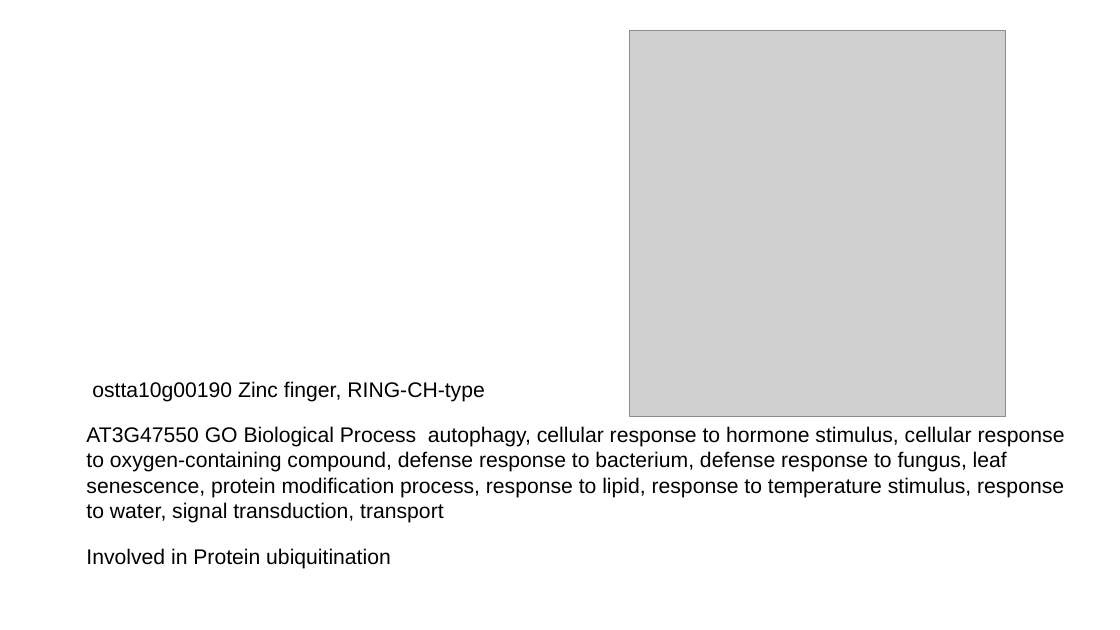
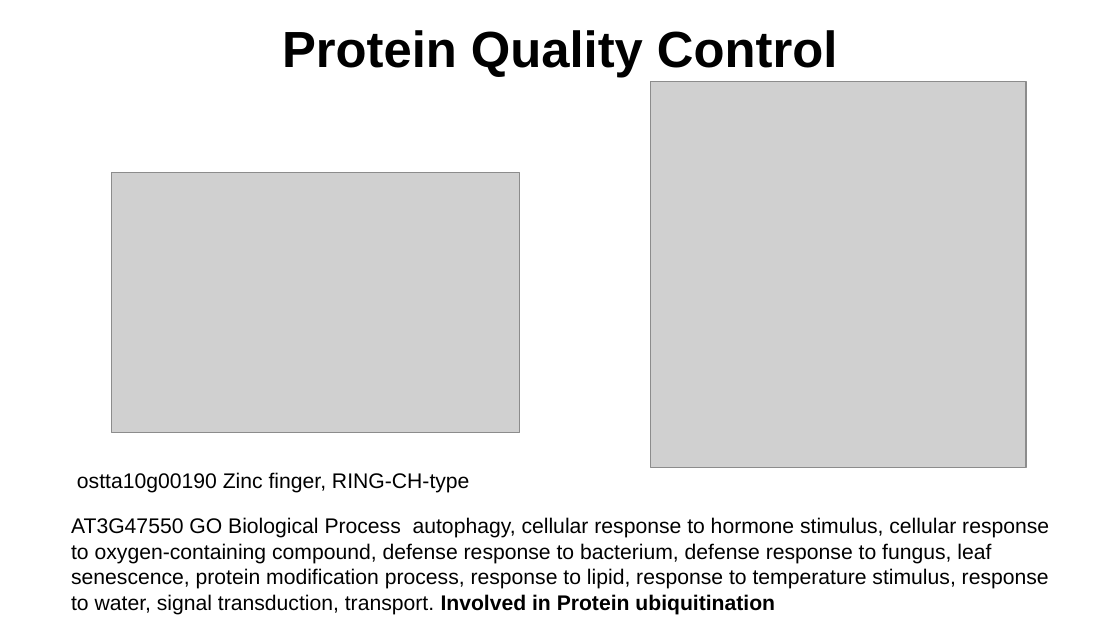
Before and after one commit to XristinaAr/ECTOR, a slide deck: slide 43 of presentations/presentation_k27.odp (slide 39 before the commit). Drawn at 1120x630 pixels with LibreOffice and Linux fonts; fonts in the diff are those of the drawing; grey boxes stand for pictures. Boxes give left, top, right and bottom in pixels: in the first picture for what was removed or moved away, otherwise in the second. Text is boxed around its words. In the diff, an @@ line names an element or a change of style, - is before the commit and + after.

Commit message:
H3K4me3 powerpoint

```diff
--- a/presentations/presentation_k27.odp
+++ b/presentations/presentation_k27.odp
@@ title added at box(282, 30, 837, 78), 36 pt, text #000000, bold @@
+Protein Quality Control
@@ picture: place and size @@
-picture at box(630, 30, 1006, 417)
+picture at box(650, 81, 1026, 468)
@@ picture added at box(112, 173, 520, 433) @@
@@ text "ostta10g00190 Zinc finger, RING-CH-type": place and size @@
-text "ostta10g00190 Zinc finger, RING-CH-type" at box(86, 381, 1065, 523)
+text "ostta10g00190 Zinc finger, RING-CH-type" at box(71, 472, 1049, 615)
@@ text at box(71, 517, 1049, 615): text changed @@
-AT3G47550 GO Biological Process autophagy, cellular response to hormone stimulus, cellular response to oxygen-containing compound, defense response to bacterium, defense response to fungus, leaf senescence, protein modification process, response to lipid, response to temperature stimulus, response to water, signal transduction, transport
-Involved in Protein ubiquitination
+AT3G47550 GO Biological Process autophagy, cellular response to hormone stimulus, cellular response to oxygen-containing compound, defense response to bacterium, defense response to fungus, leaf senescence, protein modification process, response to lipid, response to temperature stimulus, response to water, signal transduction, transport. Involved in Protein ubiquitination
```
Also in this commit, not shown: 14 other slides changed, 4 slides added, 1 slide removed, 20 other files.
